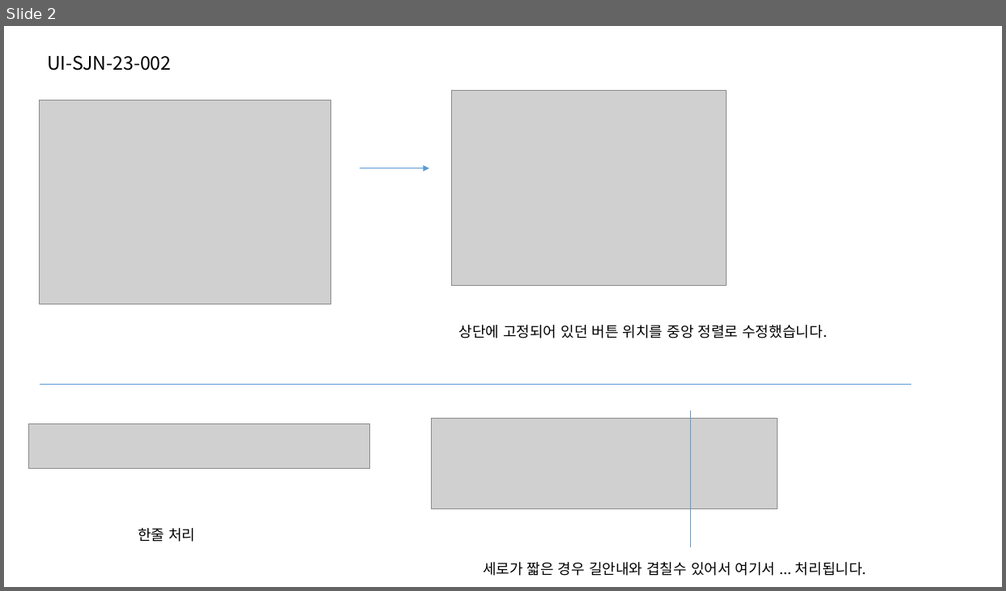
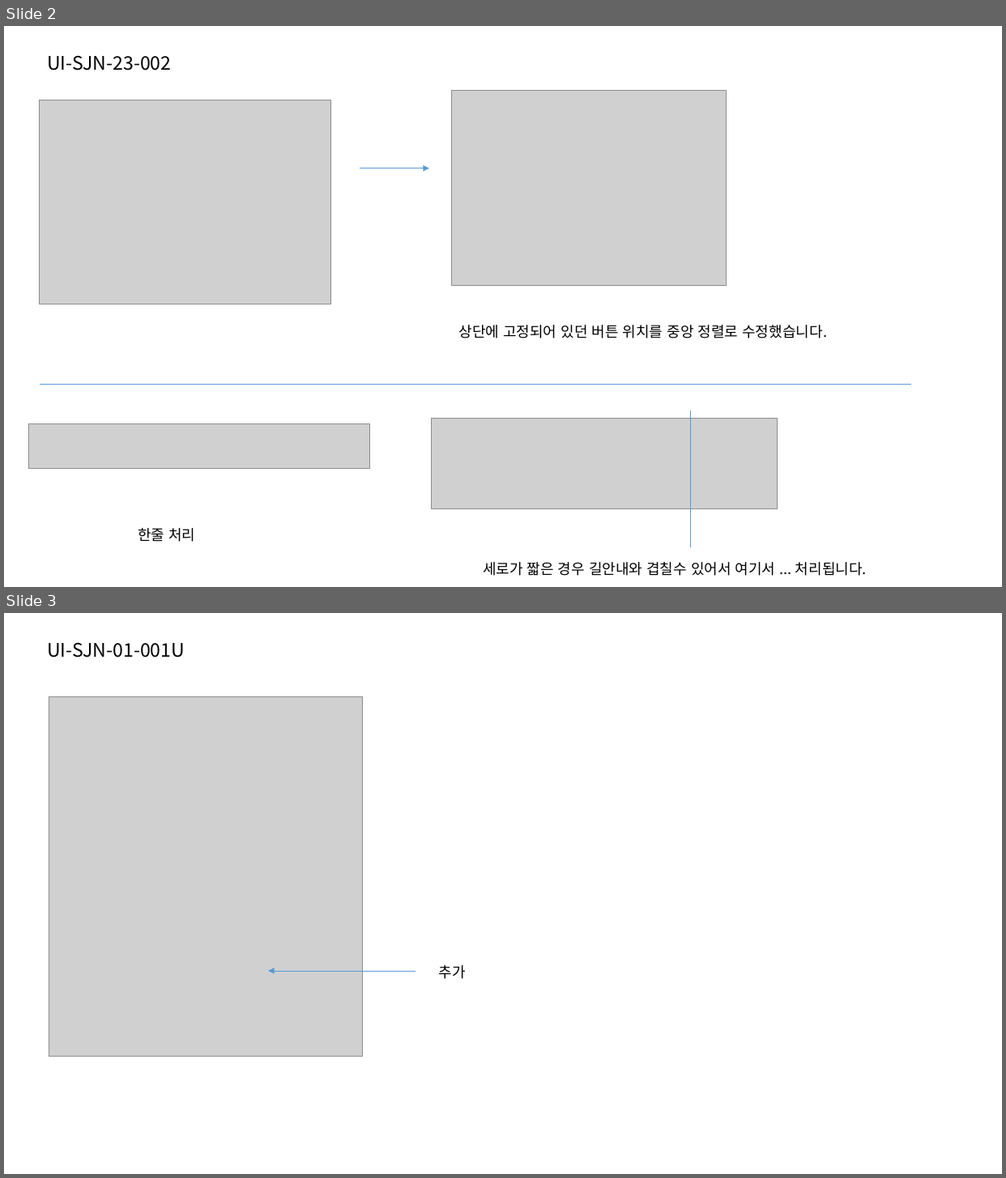
Before and after one commit to jeoungGyy/sejong, a slide deck: ppt/04-04.pptx. Shown one above the other, each under a label of ours: slide 2 before the commit, slides 2 and 3 after it. The pictures are 1006x591 and 1006x1178 pixels, drawn with LibreOffice and Linux fonts; fonts in the diff are those of the drawing; grey boxes stand for pictures. Boxes give left, top, right and bottom in pixels: in the first picture for what was removed or moved away, otherwise in the second. Text is boxed around its words. In the diff, an @@ line names an element or a change of style, - is before the commit and + after.

Commit message:
메인 휴무인 마트 아이콘 추가

```diff
--- a/ppt/04-04.pptx
+++ b/ppt/04-04.pptx
@@ slide 3 added at <box>4,613,1002,1174</box>, background #FFFFFF @@
@@ text added at <box>47,642,185,658</box>, 18 pt, text #000000 @@
+UI-SJN-01-001U
@@ picture added at <box>49,697,363,1056</box> @@
@@ arrow added from (415, 971) to (268, 971), #5B9BD5 0.5 pt @@
@@ text added at <box>439,965,466,979</box>, 14 pt, text #000000 @@
+추가
```
Also in this commit, not shown: 2 other slides added, 12 other files.
